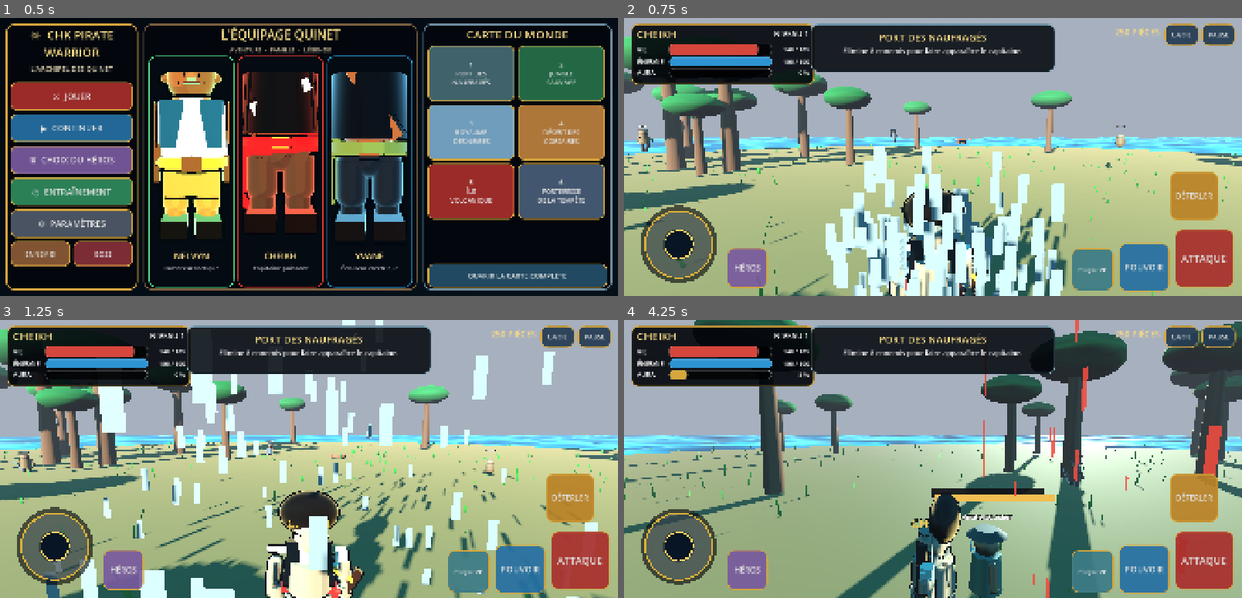
Above: before the commit, frames 1-4 (two rows, left to right).
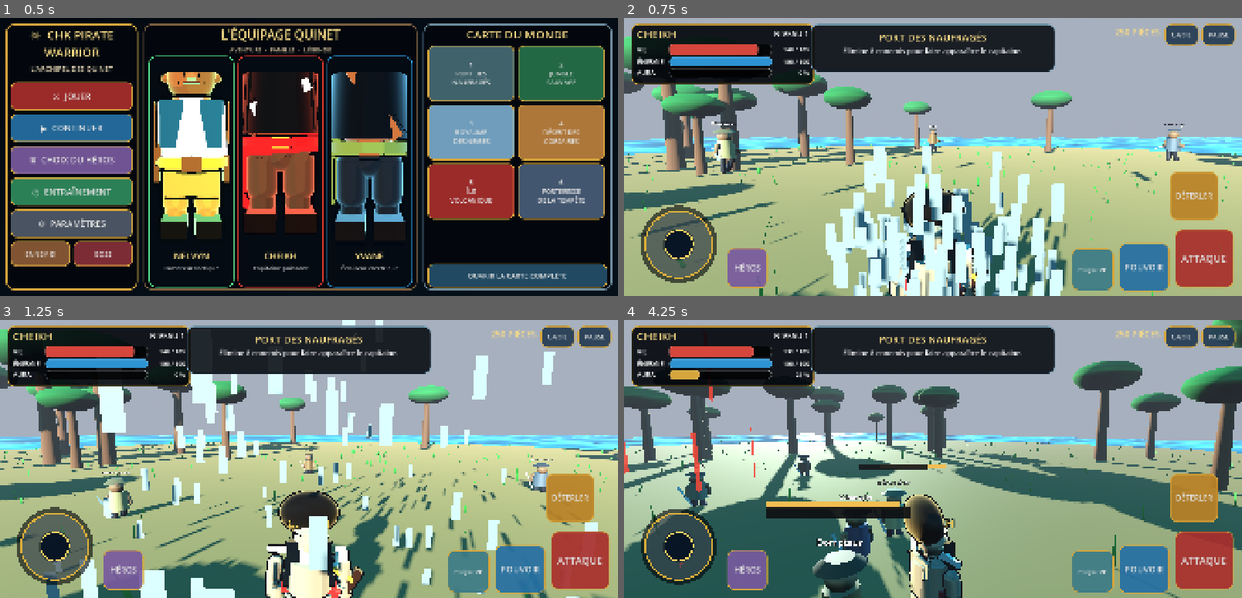
Above: after the commit, the same moments.

Repository: Chasmet/Chk-pirate-warrior-
Game: Godot game, scene res://scenes/main.tscn
Two runs of this game, one before a commit and one after it. Both use one fixed random seed, a clock stepped at 60 frames per second and the inputs below.
Inputs (mouse positions are in pixels of both pictures, inside the frame that each line leads up to):
- Up to frame 1 (0.5 s): no input
- Up to frame 2 (0.75 s): click "⚔ JOUER" at 0.5 s
- Up to frame 3 (1.25 s): no input
- Up to frame 4 (4.25 s): drag from (988, 495) to (994, 397) at 1.27 s; drag from (679, 545) to (902, 514) at 2.02 s; move the mouse to (994, 397) at 2.77 s; hold D (move_right) 2.78-3.5 s; tap Shift (dodge) at 2.85 s; drag from (902, 514) to (747, 417) at 3.52 s

Frame 1 is identical in both runs. In frame 2, 1.6% of the frame differs, in the area x 0-91%, y 37-80%; in frame 3, 1.5%; in frame 4, 56%, in the area x 0-100%, y 0-100%.

Commit message:
feat(gameplay): rapprocher les combats et réduire les temps morts

Diff:
--- a/godot/scripts/game_world.gd
+++ b/godot/scripts/game_world.gd
@@ -85,13 +85,13 @@
 	if not is_instance_valid(player):
 		return
 	var center: Vector3 = ZONES[current_zone]["spawn"]
-	for i in range(10):
+	for i in range(8):
 		var profile := EnemyFactory.profile_for_index(current_zone * 2 + i)
 		var enemy := EnemyFactory.create_enemy(profile, player)
 		add_child(enemy)
 		_attach_enemy_animator(enemy)
-		var angle := TAU * float(i) / 10.0 + rng.randf_range(-0.22, 0.22)
-		var radius := rng.randf_range(14.0, 43.0)
+		var angle := TAU * float(i) / 8.0 + rng.randf_range(-0.20, 0.20)
+		var radius := rng.randf_range(10.0, 24.0)
 		enemy.global_position = center + Vector3(cos(angle) * radius, 2.0, sin(angle) * radius)
 		player.register_enemy(enemy)
 
@@ -104,7 +104,7 @@
 	var boss := EnemyFactory.create_enemy(profile, player)
 	add_child(boss)
 	_attach_enemy_animator(boss)
-	boss.global_position = Vector3(ZONES[current_zone]["spawn"]) + Vector3(0, 2.0, -28.0)
+	boss.global_position = Vector3(ZONES[current_zone]["spawn"]) + Vector3(0, 2.0, -17.0)
 	player.register_enemy(boss)
 	mission_changed.emit("BOSS : " + String(profile["name"]))
 	VoiceFR.speak("Attention. " + String(profile["name"]) + " entre dans l'arène.")
